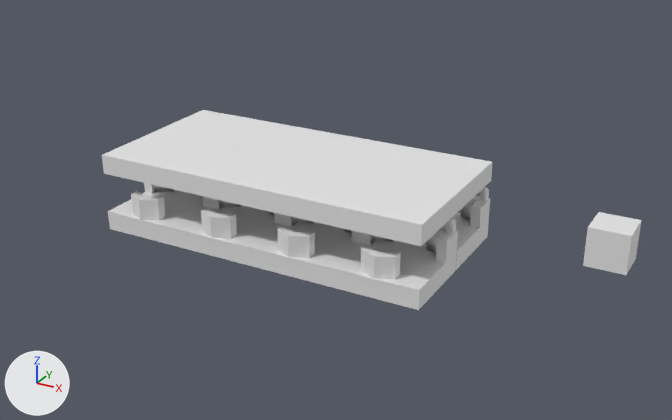
What one commit did to the Blender file MarkerAndCards.blend.
The view is the same before and after, from a 50 mm lens placed at (29.2, -34.9, 19.0), pointed at (9.3, 1.3, 0.9). The lights are fixed; the arrows at lower left show +X, +Y and +Z.

The scene before the commit, as lines of its bpy script (objects in view):
```python
me_cube = bpy.data.meshes.new('Cube')
me_cube.from_pydata(...)  # a box spanning x -1.0..1.0, y -1.0..1.0, z -1.0..1.0
me_cube_012 = bpy.data.meshes.new('Cube.012')
me_cube_012.from_pydata(...)  # 182 vertices, 358 faces; spans x -1.3..0.0, y -1.31..1.31, z -4.85..-1.0
me_cube_012.polygons.foreach_set('use_smooth', [True] * 358)
me_cube_016 = bpy.data.meshes.new('Cube.016')
me_cube_016.from_pydata(...)  # 385 vertices, 754 faces, 3 loose edges; spans x -1.3..0.0, y -1.34..1.31, z -4.85..5.65
me_cube_016.polygons.foreach_set('use_smooth', [True] * 754)
ob_base = bpy.data.objects.new('Base', me_cube_016)
ob_base.location = (0.0, 0.0, 0.0)
ob_base.scale = (1.68, 1.62, 0.26)
_m = ob_base.modifiers.new('Mirror', 'MIRROR')
_m = ob_base.modifiers.new('Array', 'ARRAY')
_m.count = 4
_m.constant_offset_displace = (0.0, 0.0, 0.0)
_m = ob_base.modifiers.new('Array.001', 'ARRAY')
_m.constant_offset_displace = (0.0, 0.0, 0.0)
_m.relative_offset_displace = (0.0, 1.0, 0.0)
ob_cube = bpy.data.objects.new('Cube', me_cube)
ob_cube.location = (21.5, 6.0, 0.0)
ob_top = bpy.data.objects.new('Top', me_cube_012)
ob_top.location = (0.0, 0.0, 3.08)
ob_top.scale = (1.68, 1.62, 0.26)
_m = ob_top.modifiers.new('Mirror', 'MIRROR')
_m.use_clip = True
_m = ob_top.modifiers.new('Array', 'ARRAY')
_m.count = 4
_m.constant_offset_displace = (0.0, 0.0, 0.0)
_m = ob_top.modifiers.new('Array.001', 'ARRAY')
_m.constant_offset_displace = (0.0, 0.0, 0.0)
_m.relative_offset_displace = (0.0, 1.0, 0.0)
```
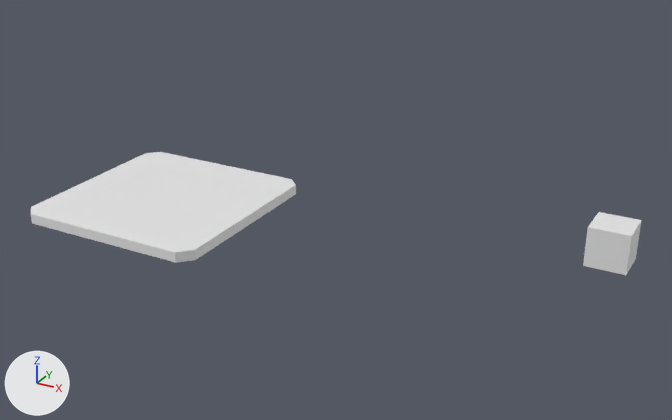
What differs and where, as boxes (x1, y1, x2, y2) in the pictures (672 x 420 px):
'Top', deleted
    before: (102, 110, 493, 246)
'Base', deleted
    before: (108, 183, 490, 310)
'Cube.006', added
    after: (31, 152, 296, 263)

Edits to the bpy script that builds the scene:
```text
Add me_cube_021:
    me_cube_021.from_pydata([(-0.88, -1.0, -1.0), (-1.0, -0.88, -1.0), (-1.0, -0.88, 1.0), (-0.88, -1.0, 1.0), (-1.0, 0.88, -1.0), (-0.88, 1.0, -1.0), (-0.88, 1.0, 1.0), (-1.0, 0.88, 1.0), (1.0, -0.88, -1.0), (0.88, -1.0, -1.0), (0.88, -1.0, 1.0), (1.0, -0.88, 1.0), (0.88, 1.0, -1.0), (1.0, 0.88, -1.0), (1.0, 0.88, 1.0), (0.88, 1.0, 1.0)], [], [(9, 10, 3, 0), (13, 14, 11, 8), (14, 15, 6, 7, 2, 3, 10, 11), (1, 2, 7, 4), (5, 6, 15, 12), (0, 3, 2, 1), (6, 5, 4, 7), (14, 13, 12, 15), (10, 9, 8, 11), (4, 5, 12, 13, 8, 9, 0, 1)])
Remove ob_base:
    ob_base = bpy.data.objects.new('Base', me_cube_016)
    ob_base.location = (0.0, 0.0, 0.0)
    ob_base.scale = (1.68, 1.62, 0.26)
    _m = ob_base.modifiers.new('Mirror', 'MIRROR')
    _m = ob_base.modifiers.new('Array', 'ARRAY')
    _m.count = 4
    _m.constant_offset_displace = (0.0, 0.0, 0.0)
    _m = ob_base.modifiers.new('Array.001', 'ARRAY')
    _m.constant_offset_displace = (0.0, 0.0, 0.0)
    _m.relative_offset_displace = (0.0, 1.0, 0.0)
Remove ob_top:
    ob_top = bpy.data.objects.new('Top', me_cube_012)
    ob_top.location = (0.0, 0.0, 3.08)
    ob_top.scale = (1.68, 1.62, 0.26)
    _m = ob_top.modifiers.new('Mirror', 'MIRROR')
    _m.use_clip = True
    _m = ob_top.modifiers.new('Array', 'ARRAY')
    _m.count = 4
    _m.constant_offset_displace = (0.0, 0.0, 0.0)
    _m = ob_top.modifiers.new('Array.001', 'ARRAY')
    _m.constant_offset_displace = (0.0, 0.0, 0.0)
    _m.relative_offset_displace = (0.0, 1.0, 0.0)
Add ob_cube_006:
    ob_cube_006 = bpy.data.objects.new('Cube.006', me_cube_021)
    ob_cube_006.location = (0.0, 0.0, 0.0)
    ob_cube_006.scale = (5.1, 5.1, 0.26)
```
